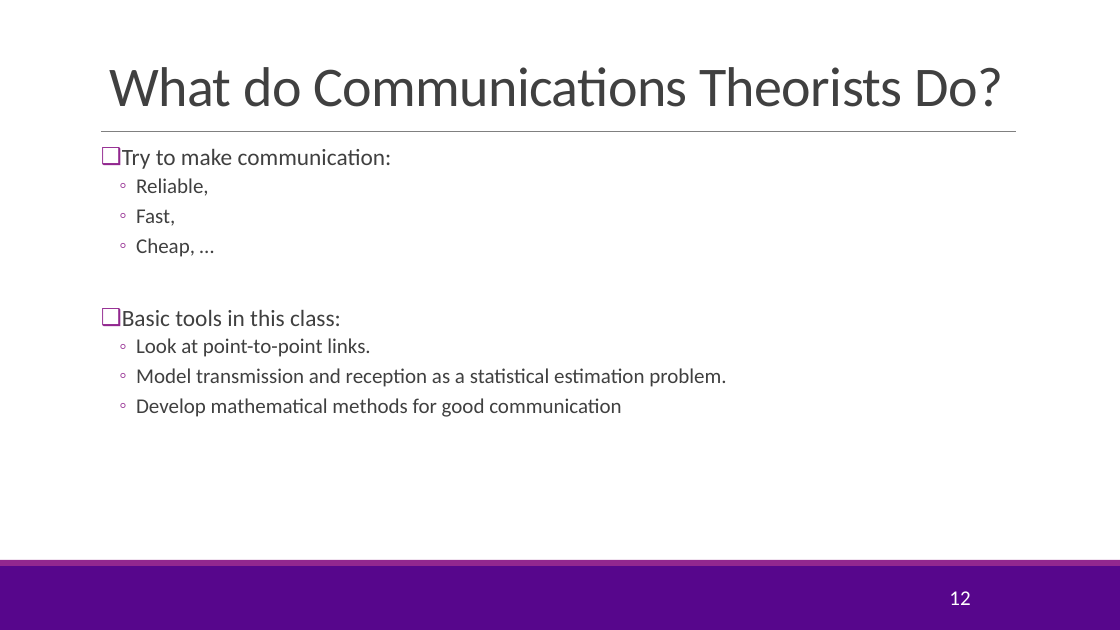
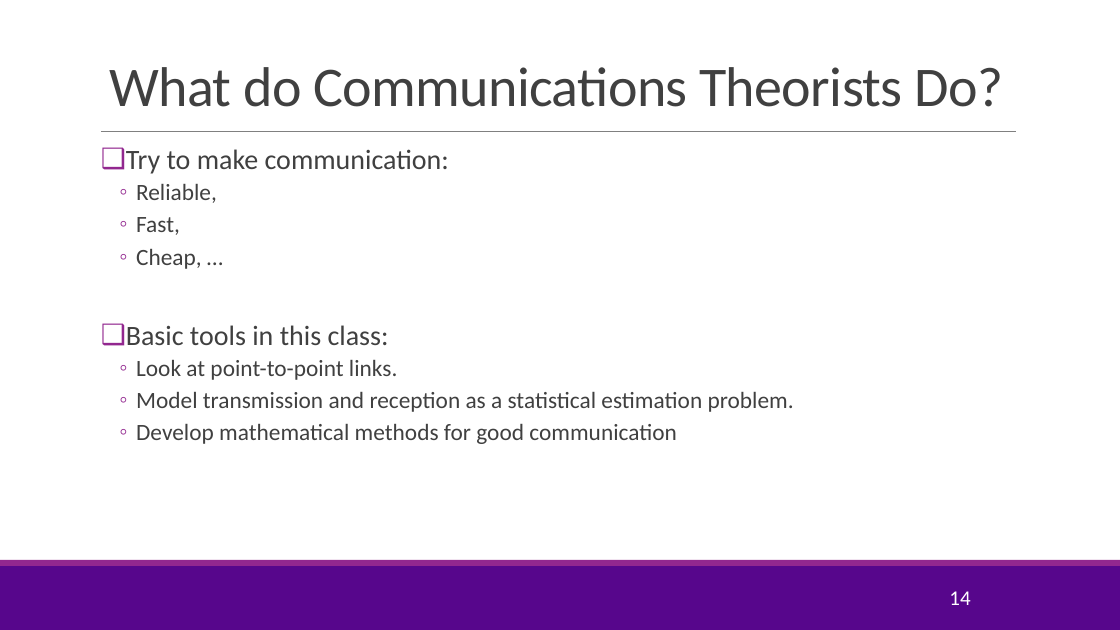
Before and after one commit to sdrangan/digitalcomm, a slide deck: slide 14 of Lectures/CourseAdmin.pptx (slide 12 before the commit). Drawn at 1120x630 pixels with LibreOffice and Linux fonts; fonts in the diff are those of the drawing; background and template pictures are left out. Boxes give left, top, right and bottom in pixels: in the first picture for what was removed or moved away, otherwise in the second. Text is boxed around its words. In the diff, an @@ line names an element or a change of style, - is before the commit and + after.

```diff
--- a/Lectures/CourseAdmin.pptx
+++ b/Lectures/CourseAdmin.pptx
@@ text "Try to make communication:" at bbox=[126, 149, 794, 444]: size 20 to 24 pt in "Try to make communication:", "Basic tools in this class:"; size 18 to 20 pt in "Reliable,", "Fast,", "Cheap, …", "Look at point-to-point links." and 2 more places @@
@@ page number at bbox=[949, 591, 970, 605]: text changed @@
-12
+14
```
Also in this commit, not shown: 8 other slides changed, 3 slides added, 1 slide removed, 4 other files.
